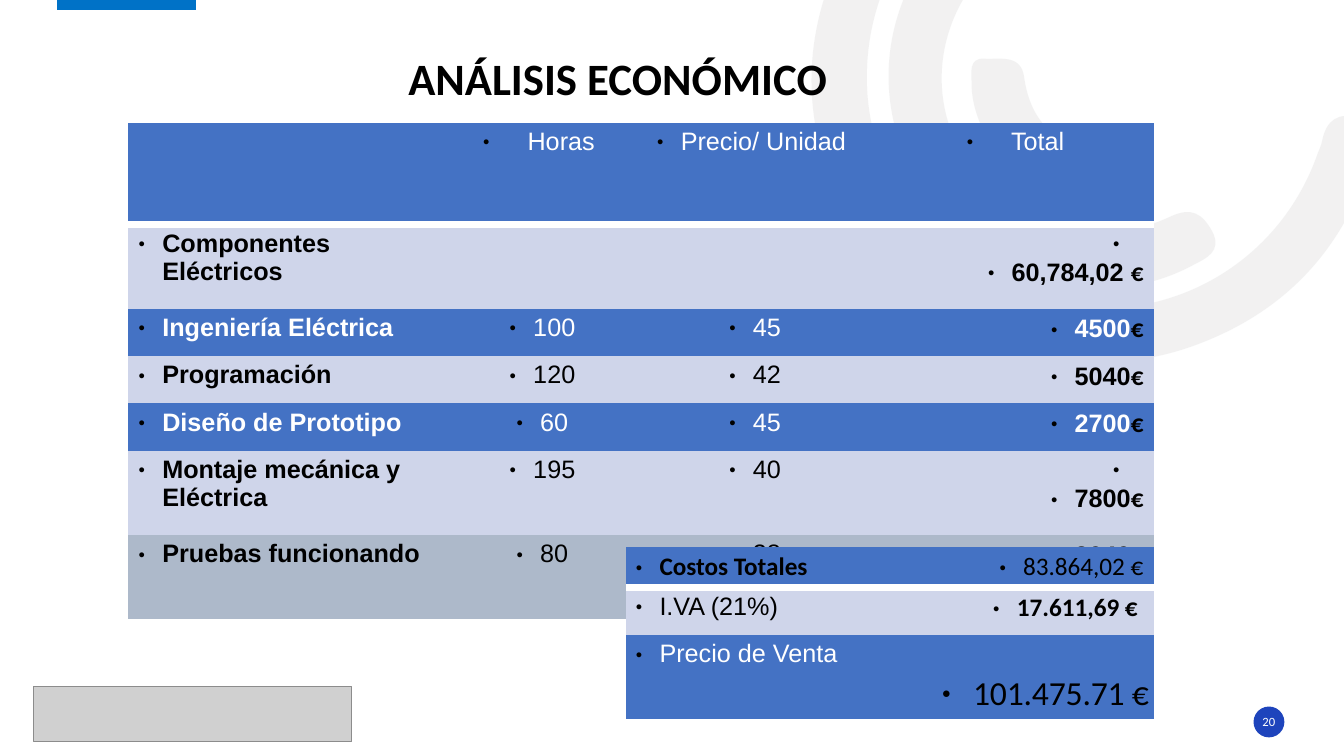
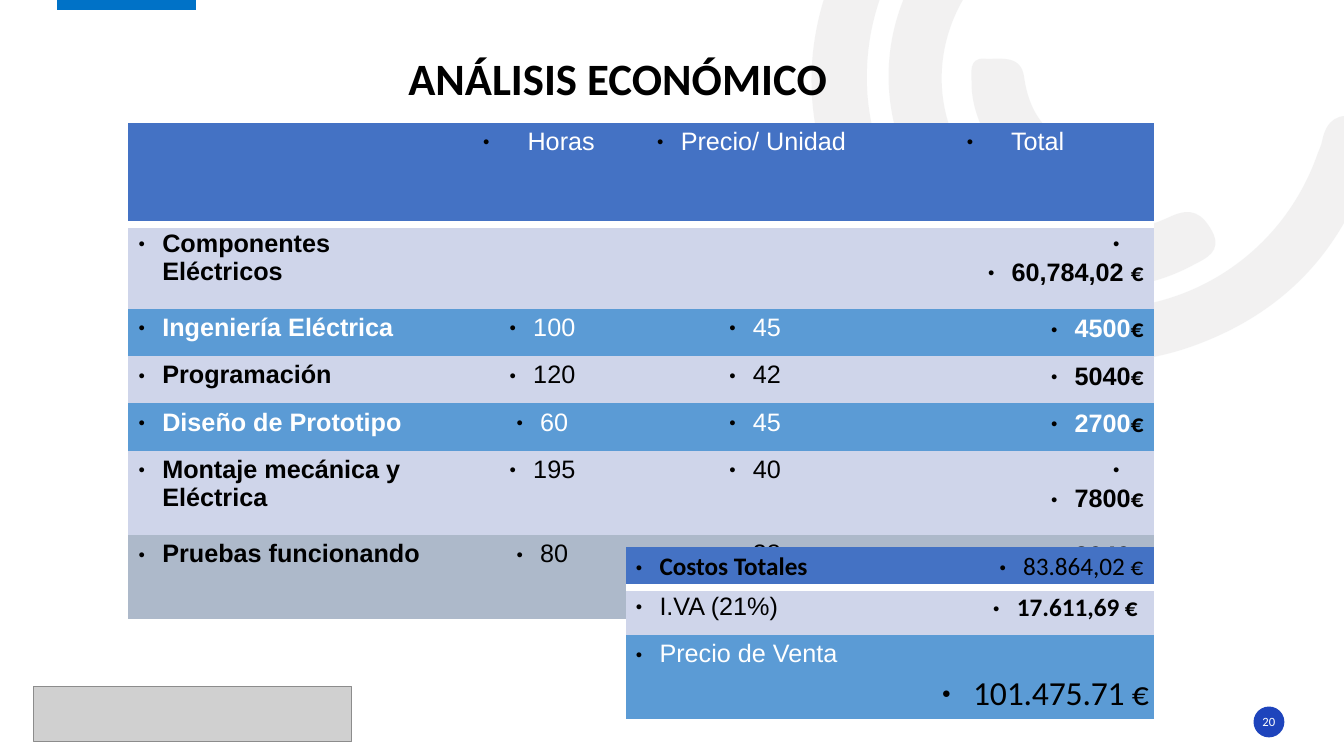
Before and after one commit to Ferrancf5/ESPRESSIF, a slide deck: slide 20 of Documentación/Sprint 05 - 14072020/E05 - Presentación - ESPRESSIF.odp. Drawn at 1344x756 pixels with LibreOffice and Linux fonts; fonts in the diff are those of the drawing; grey boxes stand for pictures; background and template pictures are left out. Boxes give left, top, right and bottom in pixels: in the first picture for what was removed or moved away, otherwise in the second. Text is boxed around its words. In the diff, an @@ line names an element or a change of style, - is before the commit and + after.

```diff
--- a/Documentación/Sprint 05 - 14072020/E05 - Presentación - ESPRESSIF.odp
+++ b/Documentación/Sprint 05 - 14072020/E05 - Presentación - ESPRESSIF.odp
@@ table at [128,123,1153,573] @@
@@ fill #4472C4 to #5B9BD5 in 8 cells @@
@@ table at [626,546,1154,710] @@
@@ fill #4472C4 to #5B9BD5 in row 3 @@
```
Also in this commit, not shown: 2 other slides changed, 3 other files.
